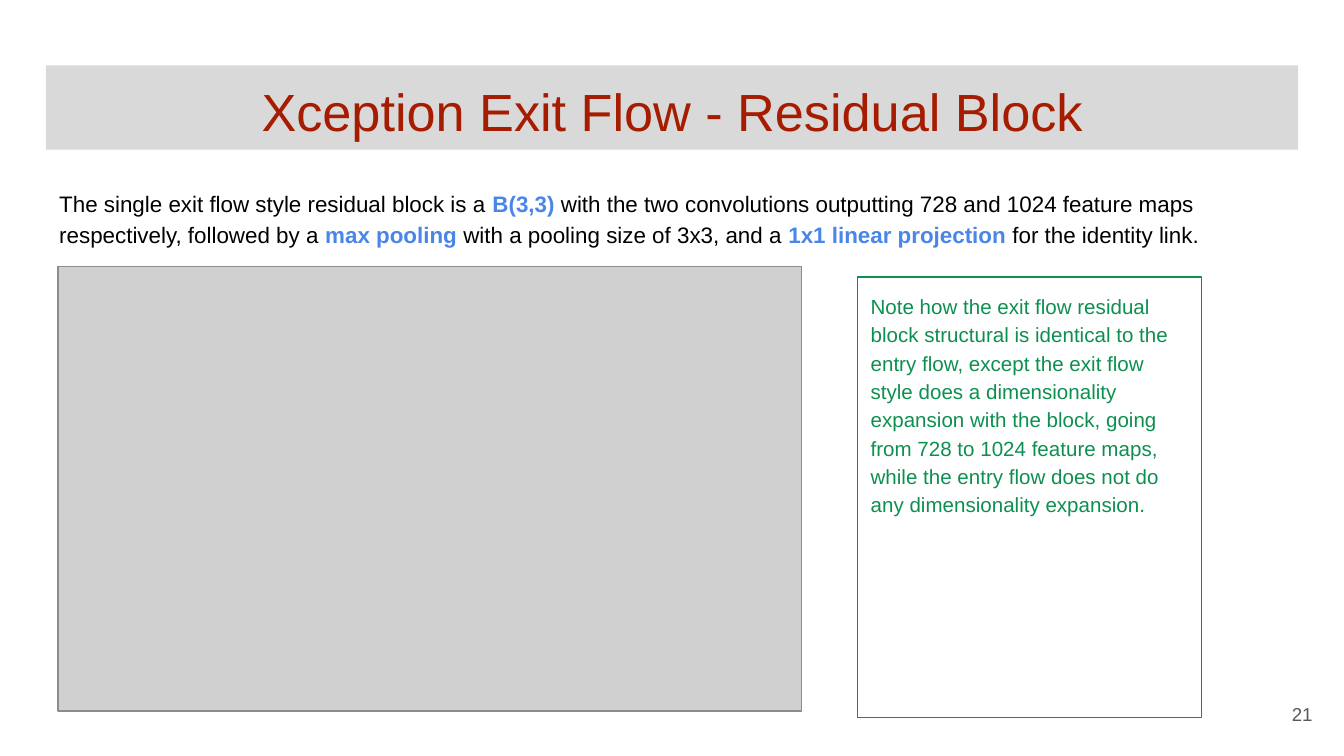
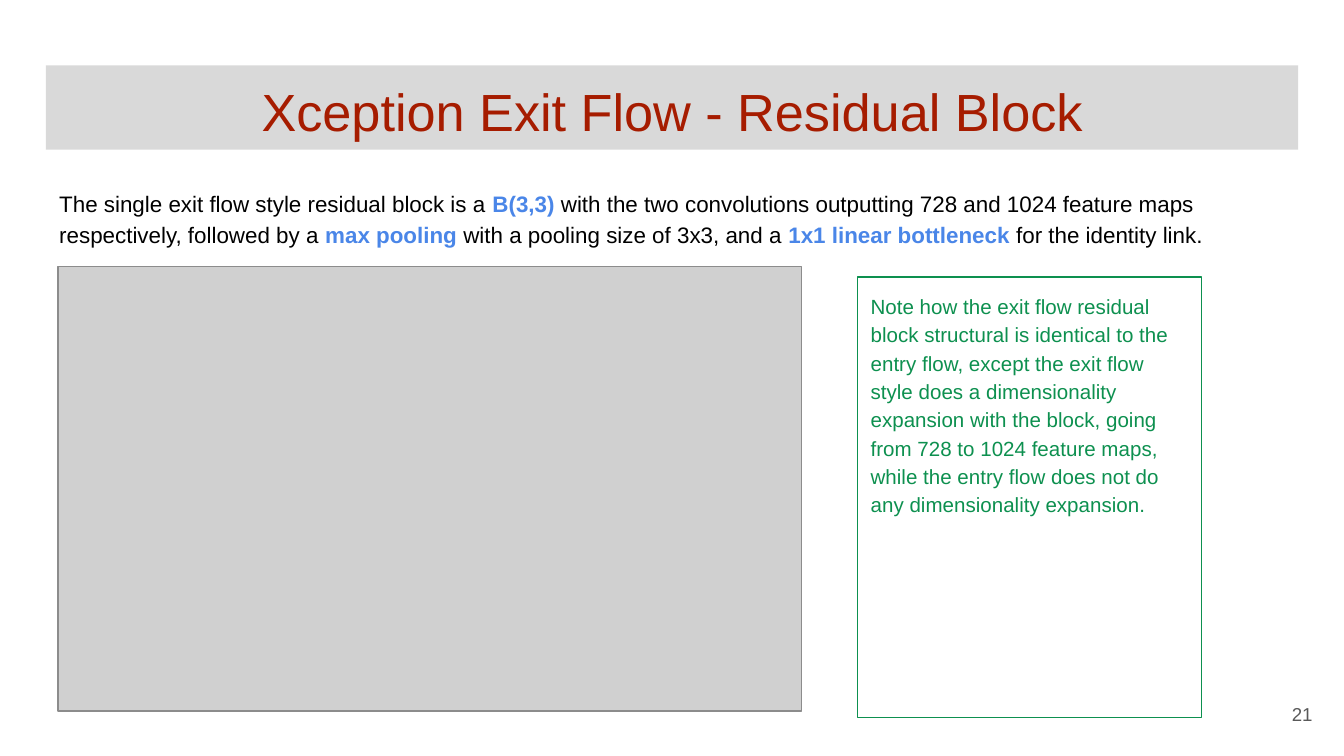
Before and after one commit to GoogleCloudPlatform/keras-idiomatic-programmer, a slide deck: slide 21 of books/deep-learning-design-patterns/Workshops/Junior/Deep Learning Design Patterns - Workshop - Chapter 3.pptx. Drawn at 1344x756 pixels with LibreOffice and Linux fonts; fonts in the diff are those of the drawing; grey boxes stand for pictures. Boxes give left, top, right and bottom in pixels: in the first picture for what was removed or moved away, otherwise in the second. Text is boxed around its words. In the diff, an @@ line names an element or a change of style, - is before the commit and + after.

```diff
--- a/books/deep-learning-design-patterns/Workshops/Junior/Deep Learning Design Patterns - Workshop - Chapter 3.pptx
+++ b/books/deep-learning-design-patterns/Workshops/Junior/Deep Learning Design Patterns - Workshop - Chapter 3.pptx
@@ text at box(59, 195, 1203, 248): text changed @@
-The single exit flow style residual block is a B(3,3) with the two convolutions outputting 728 and 1024 feature maps respectively, followed by a max pooling with a pooling size of 3x3, and a 1x1 linear projection for the identity link.
+The single exit flow style residual block is a B(3,3) with the two convolutions outputting 728 and 1024 feature maps respectively, followed by a max pooling with a pooling size of 3x3, and a 1x1 linear bottleneck for the identity link.
```
Also in this commit, not shown: 3 other slides changed.
